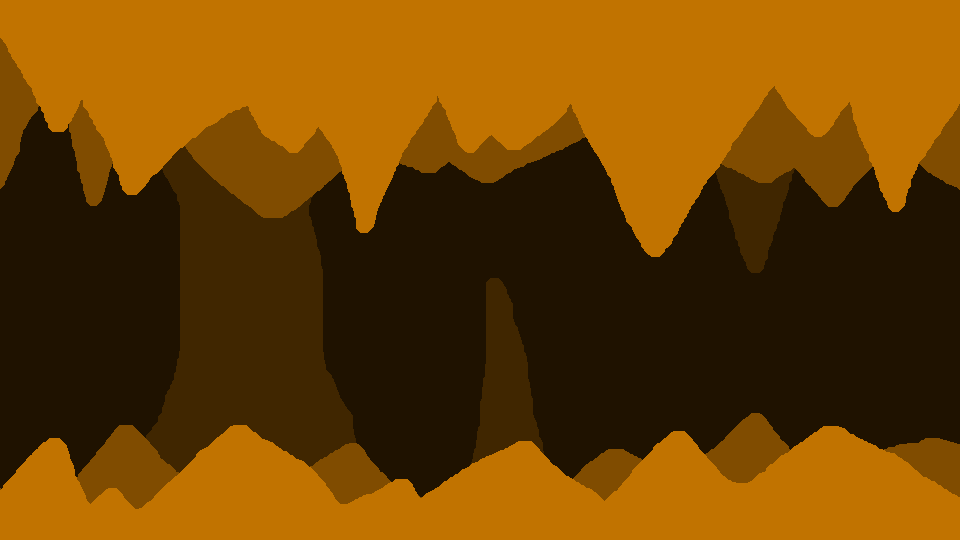
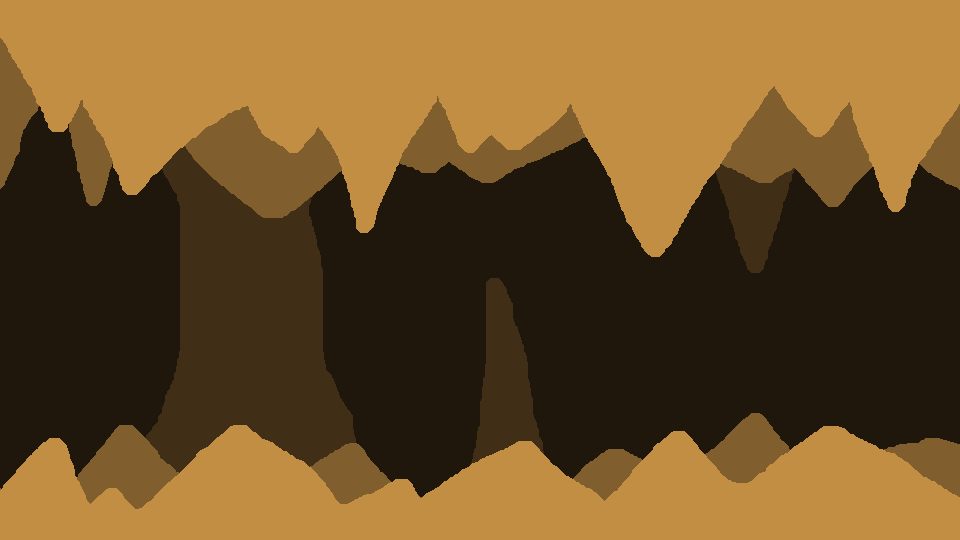
Revision of a layered 960×540 image; what changed, layer by layer:
painted on "Layer" over box(0, 0, 960, 540)
painted on "Layer #1" over box(0, 0, 960, 540)
painted on "Layer #2" over box(108, 0, 845, 540)
painted on "Background" over box(0, 0, 960, 540)
